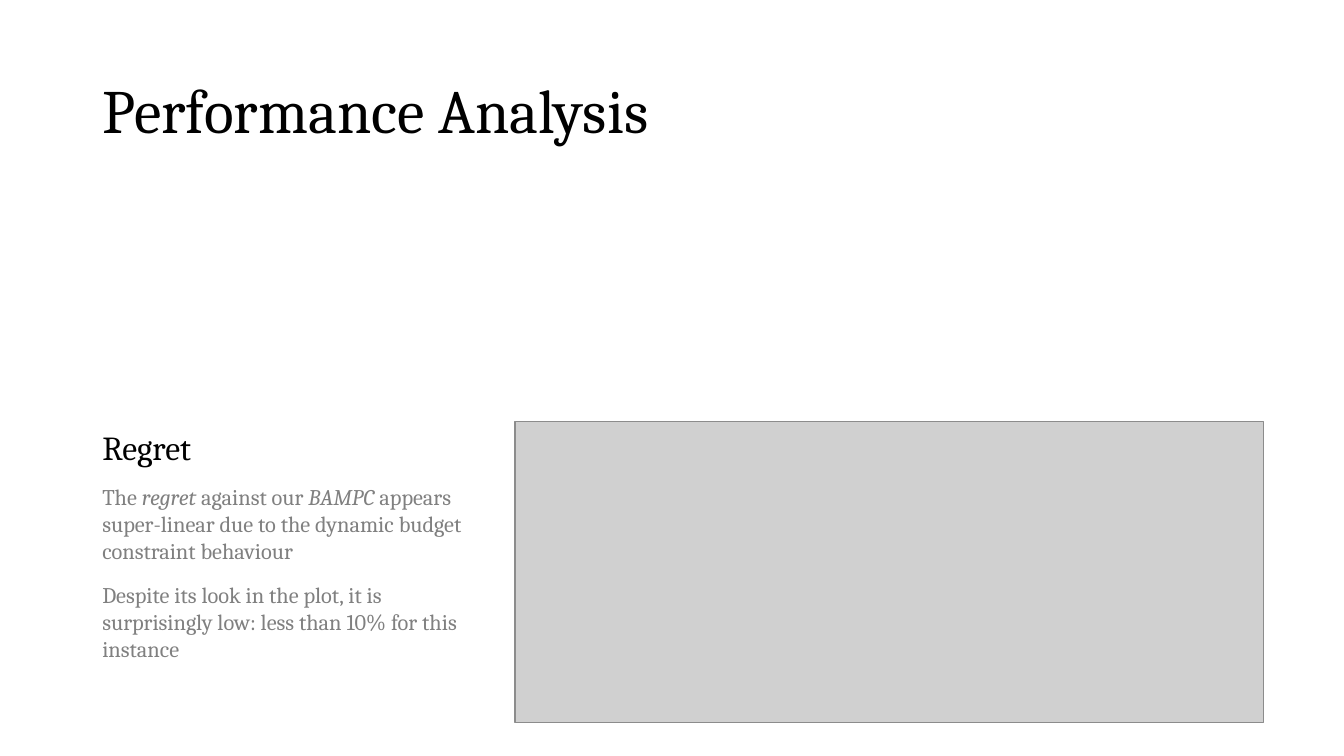
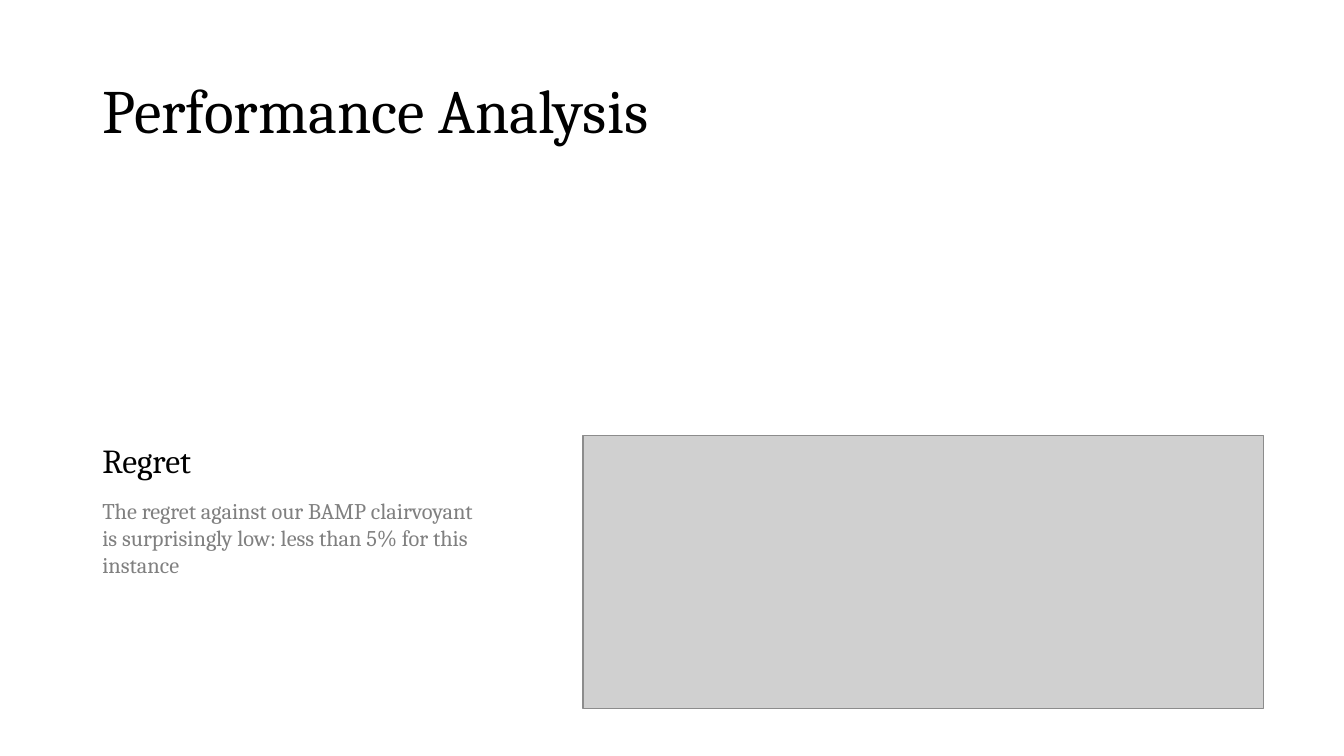
Before and after one commit to peetceenatoo/online-learning, a slide deck: slide 28 of Slides.pptx (slide 30 before the commit). Drawn at 1344x756 pixels with LibreOffice and Linux fonts; fonts in the diff are those of the drawing; grey boxes stand for pictures. Boxes give left, top, right and bottom in pixels: in the first picture for what was removed or moved away, otherwise in the second. Text is boxed around its words. In the diff, an @@ line names an element or a change of style, - is before the commit and + after.

```diff
--- a/Slides.pptx
+++ b/Slides.pptx
@@ text "Regret": place and size @@
-text "Regret" at [102, 437, 462, 657]
+text "Regret" at [102, 450, 473, 573]
@@ picture: place and size @@
-picture at [515, 421, 1263, 723]
+picture at [583, 436, 1263, 710]
@@ text at [102, 503, 473, 573]: text changed @@
-The regret against our BAMPC appears super-linear due to the dynamic budget constraint behaviour
-Despite its look in the plot, it is
-surprisingly low: less than 10% for this instance
+The regret against our BAMP clairvoyant is surprisingly low: less than 5% for this instance
```
Also in this commit, not shown: 15 other slides changed, 2 slides added, 4 slides removed, 2 other files.
